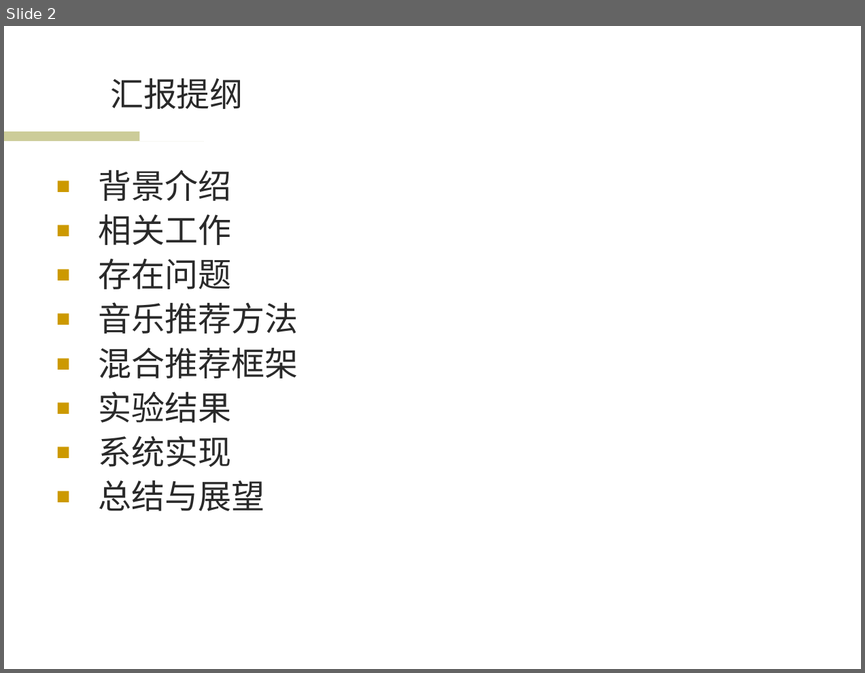
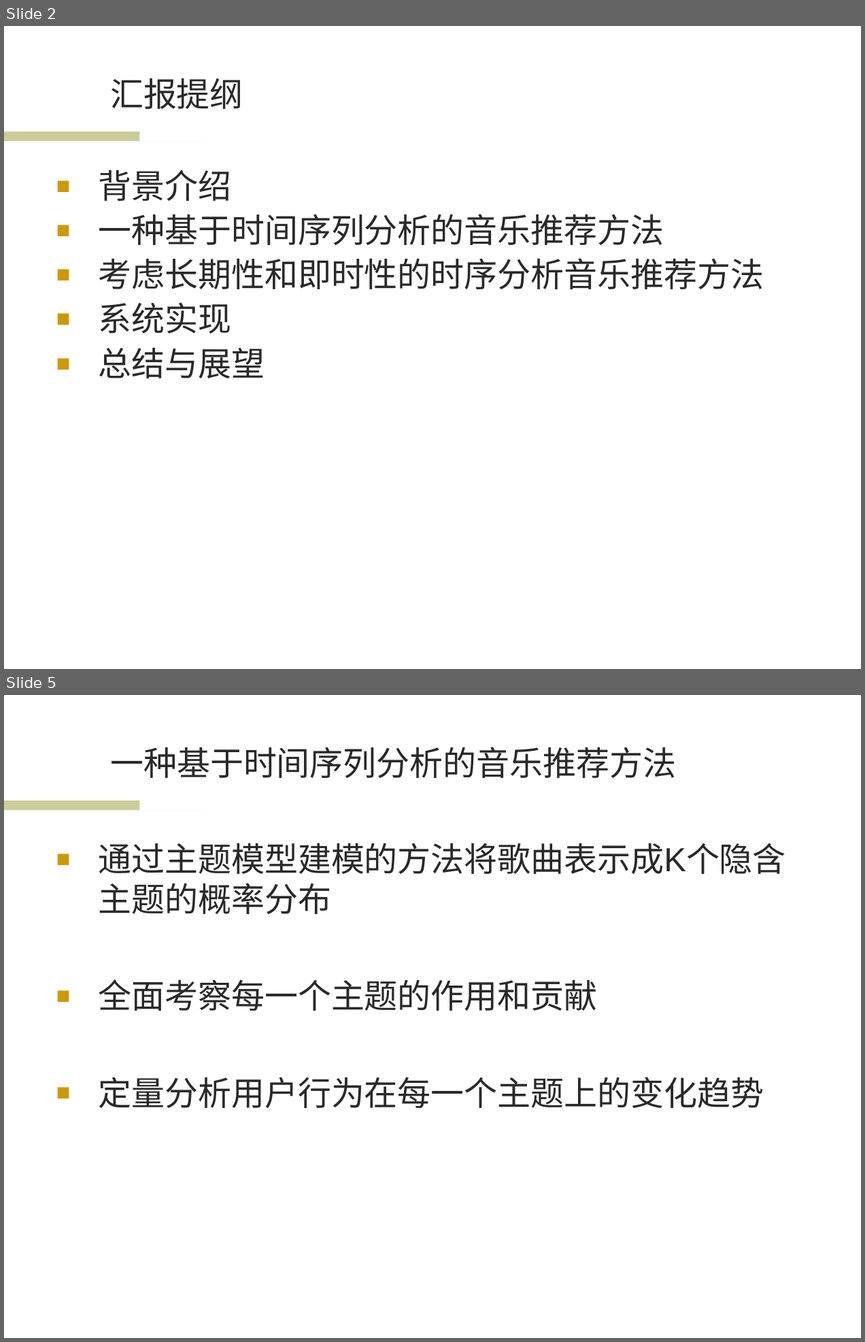
Before and after one commit to wwssttt/NJUThesis, a slide deck: ppt/一种基于时间序列分析的个性化音乐推荐系统及其实现.ppt. Shown one above the other, each under a label of ours: slide 2 before the commit, slides 2 and 5 after it; the slides between them are not shown. The pictures are 865x673 and 865x1342 pixels, drawn with LibreOffice and Linux fonts; fonts in the diff are those of the drawing; background and template pictures are left out. Boxes give left, top, right and bottom in pixels: in the first picture for what was removed or moved away, otherwise in the second. Text is boxed around its words. In the diff, an @@ line names an element or a change of style, - is before the commit and + after.

Commit message:
ppt框架

```diff
--- a/ppt/一种基于时间序列分析的个性化音乐推荐系统及其实现.ppt
+++ b/ppt/一种基于时间序列分析的个性化音乐推荐系统及其实现.ppt
@@ slide 5 added at (4, 695, 861, 1338), background #FFFFFF; not listed: 2 template elements that a slide beside it also shows @@
@@ title added at (110, 747, 676, 778), 28 pt, text #292929 @@
+一种基于时间序列分析的音乐推荐方法
@@ text added at (99, 843, 786, 1108), 28 pt, text #292929 @@
+■ 通过主题模型建模的方法将歌曲表示成K个隐含主题的概率分布
+■ 全面考察每一个主题的作用和贡献
+■ 定量分析用户行为在每一个主题上的变化趋势
@@ slide 2 changed as well @@
@@ text at (99, 214, 764, 289): text changed @@
-■ 相关工作
-■ 存在问题
-■ 音乐推荐方法
-■ 混合推荐框架
-■ 实验结果
+■ 一种基于时间序列分析的音乐推荐方法
+■ 考虑长期性和即时性的时序分析音乐推荐方法
```
Also in this commit, not shown: 5 other slides changed, 7 other slides added, 4 slides removed, 1 other file.
